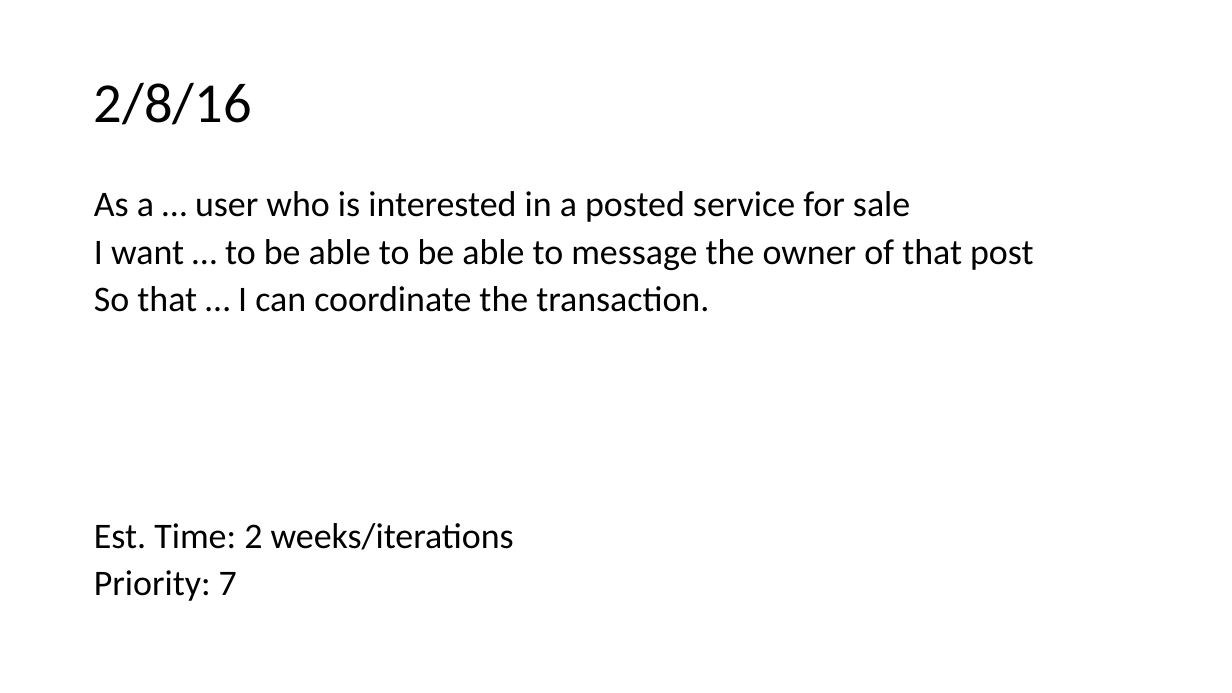
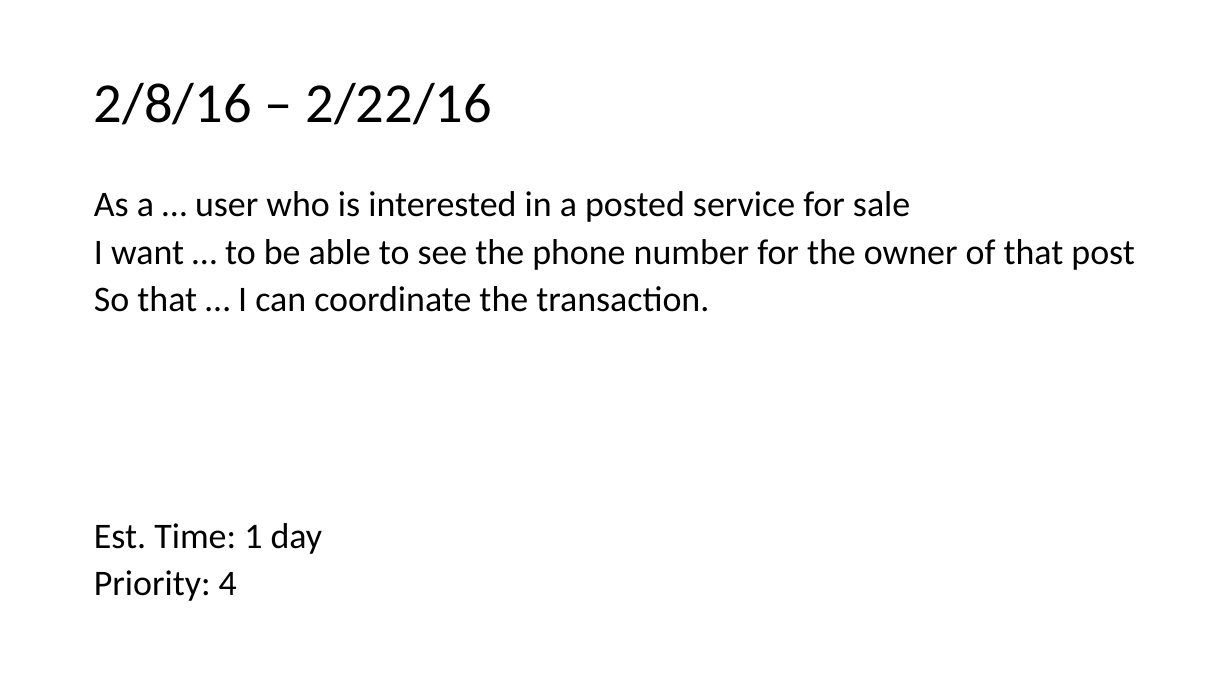
Before and after one commit to ucsdCSE110wi16/CSE110M240T11, a slide deck: slide 8 of UserStoriesV2.pptx. Drawn at 1232x693 pixels with LibreOffice and Linux fonts; fonts in the diff are those of the drawing. Boxes give left, top, right and bottom in pixels: in the first picture for what was removed or moved away, otherwise in the second. Text is boxed around its words. In the diff, an @@ line names an element or a change of style, - is before the commit and + after.

```diff
--- a/UserStoriesV2.pptx
+++ b/UserStoriesV2.pptx
@@ title at box(94, 82, 491, 125): text changed @@
-2/8/16
+2/8/16 – 2/22/16
@@ text at box(94, 239, 1134, 270): text changed @@
-I want … to be able to be able to message the owner of that post
+I want … to be able to see the phone number for the owner of that post
@@ text at box(94, 523, 323, 601): text changed @@
-Est. Time: 2 weeks/iterations
-Priority: 7
+Est. Time: 1 day
+Priority: 4
```
Also in this commit, not shown: 11 other slides changed.
